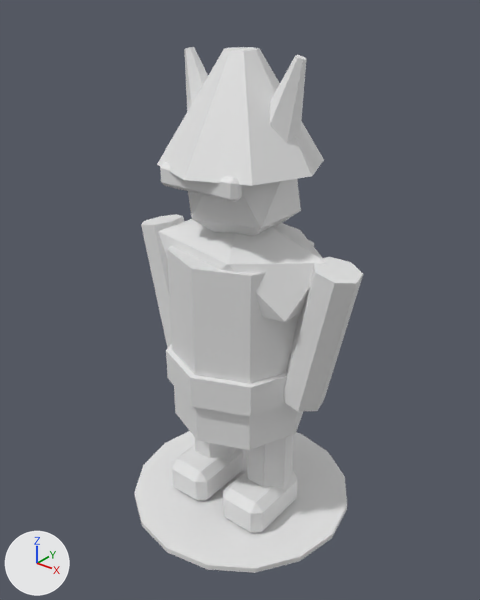
What one commit did to the FBX model Assets/Art/Models/Generated/Regenerator.fbx.
Both versions are drawn from a camera (50 mm lens) standing at (1.58, -1.99, 2.27) and looking at (0.0, -0.01, 1.04). Every picture has the same lights, and +X, +Y and +Z are marked at lower left. The first picture is the older version. Where no turn or scale is listed for an object, it has been applied to the vertices.

Before the edit, the objects in view are built like this:
```python
ob_arm_001 = bpy.data.objects.new('Arm.001', me_arm_mesh_001)
ob_arm_001.location = (0.389, 0.0, 0.994)
ob_belt = bpy.data.objects.new('Belt', me_belt_mesh)
ob_belt.location = (0.0, 0.0, 0.745)
ob_body = bpy.data.objects.new('Body', me_body_mesh)
ob_body.location = (0.0, 0.0, 0.886)
ob_shoulders = bpy.data.objects.new('Shoulders', me_shoulders_mesh)
ob_shoulders.location = (0.0, 0.0, 1.21)
ob_vinehorn = bpy.data.objects.new('VineHorn', me_vinehorn_mesh)
ob_vinehorn.location = (-0.2, 0.0, 1.858)
ob_vinehorn_001 = bpy.data.objects.new('VineHorn.001', me_vinehorn_mesh_001)
ob_vinehorn_001.location = (0.2, 0.0, 1.858)
# also in view: 'Visor' at (0.0, -0.24, 1.61); 'Boot' at (-0.16, -0.06, 0.11); 'Head' at (0.0, 0.0, 1.58); 'Arm' at (-0.39, 0.0, 0.99); 'BlobShadow' at (0.0, 0.0, 0.03)
```
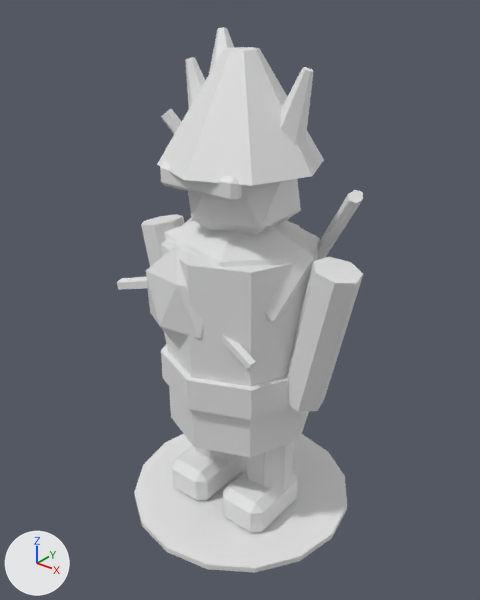
The newer file is also rescaled (x0.944) as a whole; pictures and numbers use the older file's frame.

Location of each change, [x1, y1, x2, y2] in pixels of the pictures (480 x 600 px):
'Body', reshaped (8% wider, 11% taller): before [167, 240, 314, 450]; after [161, 224, 320, 457]
'Shoulders', rescaled (11% narrower): before [158, 219, 327, 322]; after [164, 221, 314, 322]
'Belt', reshaped (7% wider): before [166, 343, 287, 417]; after [161, 344, 290, 420]
'CoreOrb', added: after [146, 245, 204, 350]
'VineHorn.001', reshaped: before [270, 55, 307, 143]; after [281, 67, 314, 148]
'BackTendril_1', added: after [318, 190, 363, 259]
'VineHorn', reshaped: before [184, 47, 208, 112]; after [185, 57, 205, 108]
'BackTotemTip', added: after [209, 27, 234, 74]
'CoreRibB', added: after [222, 335, 256, 370]
'CoreRibA', added: after [117, 277, 147, 290]
'BackTendril_0', added: after [161, 109, 182, 134]

Diff of the bpy script that builds the scene:
```diff
--- a/Assets/Art/Models/Generated/Regenerator.fbx.py
+++ b/Assets/Art/Models/Generated/Regenerator.fbx.py
@@ me_belt_mesh @@
-me_belt_mesh.from_pydata(...)  # 16 vertices, 10 faces; spans x -0.329..0.329, y -0.329..0.329, z -0.07..0.07
+me_belt_mesh.from_pydata(...)  # 16 vertices, 10 faces; spans x -0.351..0.351, y -0.351..0.351, z -0.07..0.07
+# me_belt_mesh part 2: 16 of 16 vertices moved; they spanned x -0.329..0.329, y -0.329..0.329, z -0.07..0.07 and now span x -0.351..0.351, y -0.351..0.351, z -0.07..0.07; mean shift (0.0, 0.0, 0.0)
 me_belt_mesh.materials.append(mat_dc_enemy)
@@ me_body_mesh @@
-me_body_mesh.from_pydata(...)  # 16 vertices, 10 faces; spans x -0.302..0.302, y -0.302..0.302, z -0.4..0.4
+me_body_mesh.from_pydata(...)  # 16 vertices, 10 faces; spans x -0.324..0.324, y -0.324..0.324, z -0.421..0.421
+# me_body_mesh part 1: 16 of 16 vertices moved; they spanned x -0.302..0.302, y -0.302..0.302, z -0.4..0.4 and now span x -0.324..0.324, y -0.324..0.324, z -0.421..0.421; mean shift (0.0, 0.0, 0.0)
 me_body_mesh.materials.append(mat_dc_forest)
@@ me_shoulders_mesh @@
-me_shoulders_mesh.from_pydata(...)  # 12 vertices, 20 faces; spans x -0.406..0.406, y -0.239..0.239, z -0.238..0.238
+me_shoulders_mesh.from_pydata(...)  # 12 vertices, 20 faces; spans x -0.348..0.348, y -0.257..0.257, z -0.259..0.259
+# me_shoulders_mesh part 5: the whole mesh is scaled about its middle by (0.857, 1.08, 1.09)
 me_shoulders_mesh.materials.append(mat_dc_enemy)
@@ me_vinehorn_mesh @@
-me_vinehorn_mesh.from_pydata(...)  # 12 vertices, 8 faces; spans x -0.072..0.138, y -0.1..0.1, z -0.198..0.177
+me_vinehorn_mesh.from_pydata(...)  # 12 vertices, 8 faces; spans x -0.089..0.116, y -0.07..0.113, z -0.242..0.137
+# me_vinehorn_mesh part 3: 12 of 12 vertices moved; they spanned x -0.072..0.138, y -0.1..0.1, z -0.198..0.177 and now span x -0.089..0.116, y -0.07..0.113, z -0.242..0.137; mean shift (-0.016, 0.022, -0.043)
 me_vinehorn_mesh.materials.append(mat_dc_forest)
@@ me_vinehorn_mesh_001 @@
-me_vinehorn_mesh_001.from_pydata(...)  # 12 vertices, 8 faces; spans x -0.138..0.072, y -0.1..0.1, z -0.198..0.177
+me_vinehorn_mesh_001.from_pydata(...)  # 12 vertices, 8 faces; spans x -0.116..0.089, y -0.07..0.113, z -0.242..0.137
+# me_vinehorn_mesh_001 part 4: 12 of 12 vertices moved; they spanned x -0.138..0.072, y -0.1..0.1, z -0.198..0.177 and now span x -0.116..0.089, y -0.07..0.113, z -0.242..0.137; mean shift (0.016, 0.022, -0.043)
 me_vinehorn_mesh_001.materials.append(mat_dc_forest)
@@ me_coreribb_mesh @@
+me_coreribb_mesh.from_pydata([(0.147, 0.024, -0.092), (-0.147, 0.024, 0.092), (0.159, 0.007, -0.072), (-0.135, 0.007, 0.111), (0.154, -0.019, -0.08), (-0.139, -0.019, 0.103), (0.139, -0.019, -0.103), (-0.154, -0.019, 0.08), (0.135, 0.007, -0.111), (-0.159, 0.007, 0.072)], [], [(0, 1, 3, 2), (2, 3, 5, 4), (4, 5, 7, 6), (3, 1, 9, 7, 5), (6, 7, 9, 8), (8, 9, 1, 0), (0, 2, 4, 6, 8)])
+me_coreribb_mesh.materials.append(mat_dc_enemy)  # white #e7e7e7
@@ me_coreriba_mesh @@
+me_coreriba_mesh.from_pydata([(-0.195, 0.027, -0.063), (0.195, 0.027, 0.063), (-0.187, 0.008, -0.088), (0.203, 0.008, 0.039), (-0.19, -0.022, -0.079), (0.2, -0.022, 0.048), (-0.2, -0.022, -0.048), (0.19, -0.022, 0.079), (-0.203, 0.008, -0.039), (0.187, 0.008, 0.088)], [], [(0, 1, 3, 2), (2, 3, 5, 4), (4, 5, 7, 6), (3, 1, 9, 7, 5), (6, 7, 9, 8), (8, 9, 1, 0), (0, 2, 4, 6, 8)])
+me_coreriba_mesh.materials.append(mat_dc_enemy)  # white #e7e7e7
@@ ob_coreribb @@
+ob_coreribb = bpy.data.objects.new('CoreRibB', me_coreribb_mesh)
+ob_coreribb.location = (0.108, -0.254, 1.026)
@@ ob_backtendril_0 @@
+ob_backtendril_0 = bpy.data.objects.new('BackTendril_0', me_backtendril_0_mesh)  # 12 vertices, 8 faces; spans x -0.178..0.178, y -0.126..0.126, z -0.248..0.248; in mat_dc_dark (white #e7e7e7)
+ob_backtendril_0.location = (-0.367, 0.216, 1.512)
@@ ob_coreorb @@
+ob_coreorb = bpy.data.objects.new('CoreOrb', me_coreorb_mesh)  # an icosphere of 20 faces spanning x -0.174..0.174, y -0.064..0.064, z -0.238..0.238; in mat_dc_enemy (white #e7e7e7)
+ob_coreorb.location = (-0.097, -0.275, 1.112)
@@ ob_backtotemtip @@
+ob_backtotemtip = bpy.data.objects.new('BackTotemTip', me_backtotemtip_mesh)  # 12 vertices, 8 faces; spans x -0.068..0.161, y -0.165..0.089, z -0.217..0.18; in mat_dc_enemy (white #e7e7e7)
+ob_backtotemtip.location = (-0.346, 0.324, 1.901)
@@ ob_backtendril_1 @@
+ob_backtendril_1 = bpy.data.objects.new('BackTendril_1', me_backtendril_1_mesh)  # 12 vertices, 8 faces; spans x -0.178..0.178, y -0.126..0.126, z -0.248..0.248; in mat_dc_dark (white #e7e7e7)
+ob_backtendril_1.location = (0.281, 0.216, 1.318)
@@ ob_coreriba @@
+ob_coreriba = bpy.data.objects.new('CoreRibA', me_coreriba_mesh)
+ob_coreriba.location = (-0.27, -0.254, 1.134)
```
